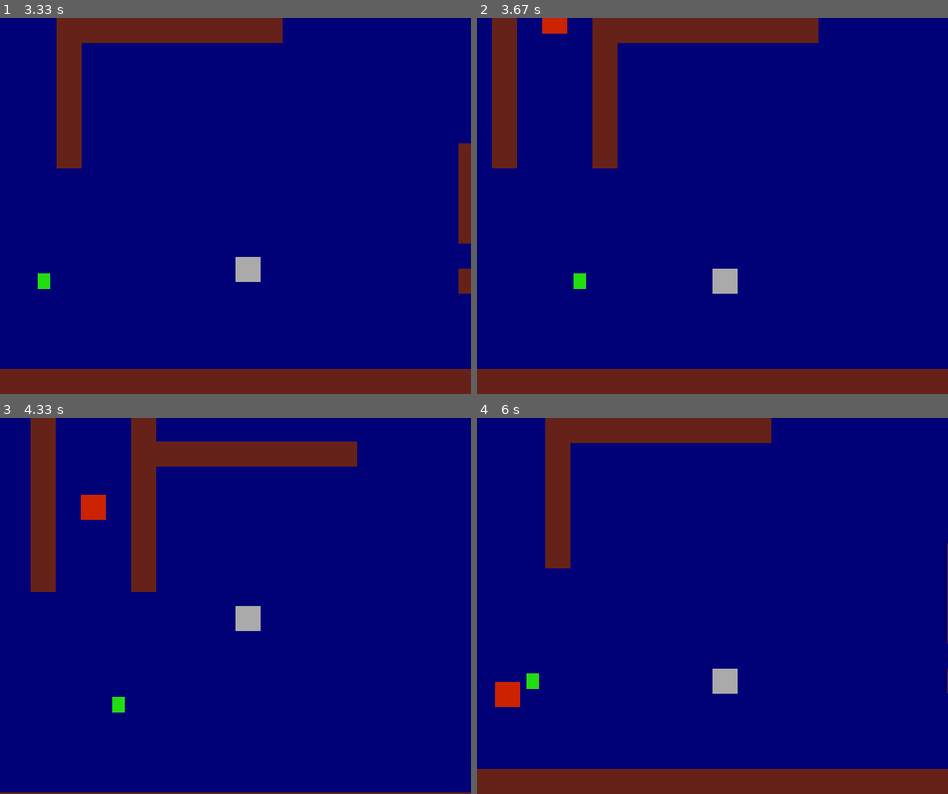
Above: before the commit, frames 1-4 (two rows, left to right).
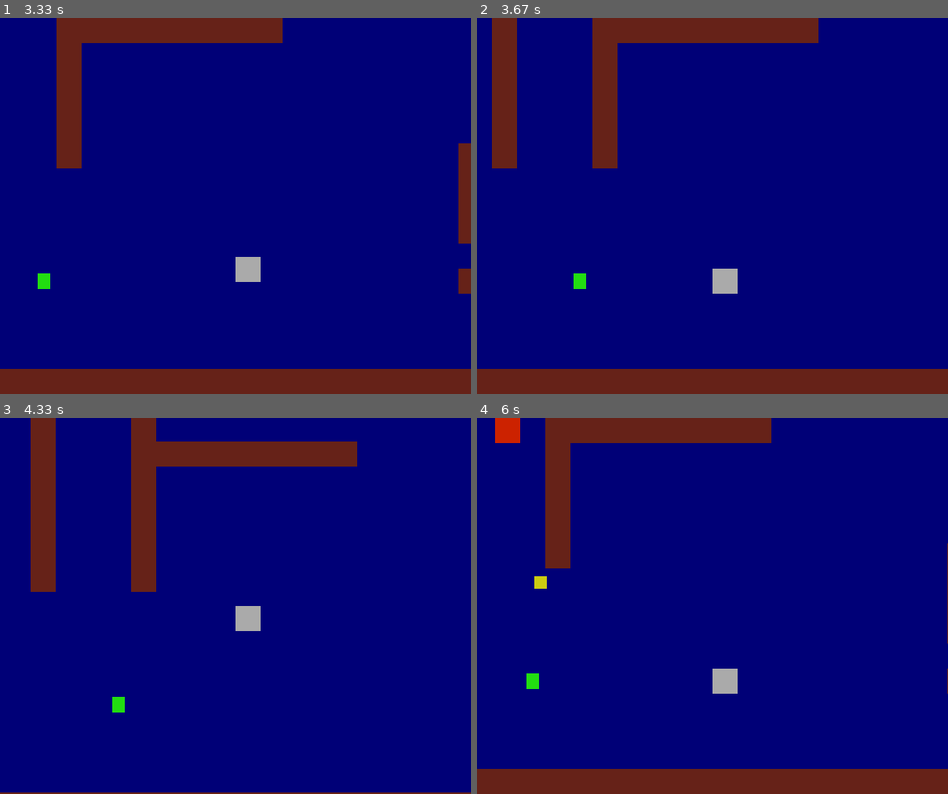
Above: after the commit, the same moments.

Repository: Danya0x07/Ghost-Hunter
Game: pygame game, started from main.py
The game is run twice, just before and just after one commit, with the same random seed, the same clock (stepped at 60 frames per second) and the same inputs.
Inputs (mouse positions are in pixels of both pictures, inside the frame that each line leads up to):
- Up to frame 1 (3.33 s): click (235, 142) at 0.38 s; hold Space 0.67-1.13 s; hold D 0.67-1.13 s; move the mouse to (216, 221) at 0.7 s; hold D 1.17-1.63 s; hold W 1.67-1.97 s; hold D 2-2.47 s; hold A 2.5-3.03 s; hold S from 3.07 s (still down)
- Up to frame 2 (3.67 s): release S at 3.37 s; hold A from 3.4 s (still down)
- Up to frame 3 (4.33 s): release A at 3.8 s; hold W 3.83-4.2 s; hold D from 4.23 s (still down)
- Up to frame 4 (6 s): release D at 4.87 s; hold S 4.9-5.27 s; hold A 5.3-5.77 s; hold D from 5.8 s (still down)

Frame 1 is identical in both runs. In frame 2, 0.2% of the frame differs, in the area x 13-20%, y 0-5%; in frame 3, 0.4%; in frame 4, 0.8%, in the area x 3-15%, y 0-77%.

Commit message:
Рефакторинг классовой иерархии

Diff:
--- a/config.py
+++ b/config.py
@@ -31,7 +31,7 @@
 PLASMA_WIDTH = 16
 PLASMA_HEIGHT = 16
 PLASMA_SIZE = (PLASMA_WIDTH, PLASMA_HEIGHT)
-PLASMA_SPEED = 20
+PLASMA_SPEED = 15
 PLASMA_COLOR = Color('#CCCC11')
 
 BOMB_WIDTH = 16
--- a/game_objects.py
+++ b/game_objects.py
@@ -26,19 +26,42 @@
         return self.front, self.back, self.left, self.right
 
 
-class Hunter(Sprite):
+class Thing(Sprite):
+
+    def __init__(self, size, color, **kwargs):
+        super().__init__()
+        self.image = Surface(size)
+        self.image.fill(color)
+        self.rect = self.image.get_rect(**kwargs)
+
+
+class MovingThing(Thing):
+
+    def __init__(self, size, color, x_vel=0, y_vel=0, **kwargs):
+        super().__init__(size, color, **kwargs)
+        self.x_vel = x_vel
+        self.y_vel = y_vel
+
+    @staticmethod
+    def check_collision(object_rect, obstacles):
+        for obstacle in obstacles:
+            if object_rect.colliderect(obstacle):
+                return obstacle
+
+    @staticmethod
+    def handle_collision(object_rect, obstacle_rect, x_vel, y_vel):
+        if x_vel > 0:   object_rect.right = obstacle_rect.left
+        elif x_vel < 0: object_rect.left = obstacle_rect.right
+        if y_vel > 0:   object_rect.bottom = obstacle_rect.top
+        elif y_vel < 0: object_rect.top = obstacle_rect.bottom
+
+
+class Hunter(MovingThing):
 
     def __init__(self, x, y):
-        super().__init__()
-        self.start_x = x
-        self.start_y = y
-        self.x_vel = 0
-        self.y_vel = 0
+        super().__init__(HUNTER_SIZE, HUNTER_COLOR, topleft=(x, y))
         self.dir = Direction()
-        self.image = Surface(HUNTER_SIZE)
-        self.image.fill(HUNTER_COLOR)
-        self.rect = Rect((x, y), HUNTER_SIZE)
-        self.alive = True
+        self.is_alive = True
 
     def set_direction(self, key, state):
         if key == K_w:   self.dir.front = state
@@ -55,58 +78,53 @@
         if not (front or back): self.y_vel = 0
         if not (left or right): self.x_vel = 0
         self.rect.x += self.x_vel
-        self.check_collision(walls, self.x_vel, 0)
+        self.collide(walls, self.x_vel, 0)
         self.rect.y += self.y_vel
-        self.check_collision(walls, 0, self.y_vel)
-
-    def check_collision(self, walls, x_vel, y_vel):
-        for wall in walls:
-            if collide_rect(self, wall):
-                if x_vel > 0:   self.rect.right = wall.rect.left
-                elif x_vel < 0: self.rect.left = wall.rect.right
-                if y_vel > 0:   self.rect.bottom = wall.rect.top
-                elif y_vel < 0: self.rect.top = wall.rect.bottom
+        self.collide(walls, 0, self.y_vel)
+
+    def collide(self, walls, x_vel, y_vel):
+        wall = self.check_collision(self.rect, walls)
+        if wall is not None:
+            self.handle_collision(self.rect, wall.rect, x_vel, y_vel)
 
     def lay_bomb(self, bombs):
         bomb = Bomb(self.rect.center)
         bombs.add(bomb)
 
 
-class Enemy(Sprite):
+class Enemy(MovingThing):
 
     def __init__(self, x, y):
-        super().__init__()
-        self.start_x = x
-        self.start_y = y
-        self.x_vel = 0
-        self.y_vel = -ENEMY_SPEED
-        self.dir = Direction()
-        self.image = Surface(ENEMY_SIZE)
-        self.image.fill(ENEMY_COLOR)
-        self.rect = Rect((x, y), ENEMY_SIZE)
+        super().__init__(ENEMY_SIZE, ENEMY_COLOR, topleft=(x, y))
         self.frame_rect = Rect((0, 0), ENEMY_FRAME_SIZE)
         self.frame_rect.center = self.rect.center
+        self.veer_counter = 0
+        self.veer_time = 120
         self.shoot_counter = 0
-        self.move_counter = 0
-        self.move_time = 120
-
-    def update(self, walls, plasmas):
-        self.frame_rect.x += self.x_vel
-        self.check_collision(walls, self.x_vel, 0)
-        self.frame_rect.y += self.y_vel
-        self.check_collision(walls, 0, self.y_vel)
-        self.rect.center = self.frame_rect.center
-
+
+    def handle_shooting(self, plasmas):
         if self.shoot_counter >= ENEMY_SHOOT_TIME:
             self.shoot(plasmas)
             self.shoot_counter = 0
-        else: self.shoot_counter += 1
-
-        if self.move_counter >= self.move_time:
-            self.move_counter = 0
-            self.move_time = randint(60, 180)
+        else:
+            self.shoot_counter += 1
+
+    def handle_veering(self):
+        if self.veer_counter >= self.veer_time:
             self.change_direction(self.x_vel, self.y_vel)
-        else: self.move_counter += 1
+            self.veer_counter = 0
+            self.veer_time = randint(60, 180)
+        else:
+            self.veer_counter += 1
+
+    def update(self, walls, plasmas):
+        self.frame_rect.x += self.x_vel
+        self.collide(walls, self.x_vel, 0)
+        self.frame_rect.y += self.y_vel
+        self.collide(walls, 0, self.y_vel)
+        self.rect.center = self.frame_rect.center
+        self.handle_shooting(plasmas)
+        self.handle_veering()
 
     def change_direction(self, x_vel, y_vel):
         '''
@@ -117,17 +135,14 @@
             self.y_vel = 0
             self.x_vel = choice((-ENEMY_SPEED, ENEMY_SPEED))'''
         self.x_vel = randint(-ENEMY_SPEED, ENEMY_SPEED)
-        #self.y_vel = int(sqrt(ENEMY_SPEED ** 2 - self.x_vel ** 2)) * choice((-1, 1))
-        self.y_vel = randint(-ENEMY_SPEED, ENEMY_SPEED)
-
-    def check_collision(self, walls, x_vel, y_vel):
-        for wall in walls:
-            if self.frame_rect.colliderect(wall):
-                if x_vel > 0:   self.frame_rect.right = wall.rect.left
-                elif x_vel < 0: self.frame_rect.left = wall.rect.right
-                if y_vel > 0:   self.frame_rect.bottom = wall.rect.top
-                elif y_vel < 0: self.frame_rect.top = wall.rect.bottom
-                self.change_direction(x_vel, y_vel)
+        self.y_vel = int(sqrt(ENEMY_SPEED ** 2 - self.x_vel ** 2)) * choice((-1, 1))
+        #self.y_vel = randint(-ENEMY_SPEED, ENEMY_SPEED)
+
+    def collide(self, walls, x_vel, y_vel):
+        wall = self.check_collision(self.frame_rect, walls)
+        if wall is not None:
+            self.handle_collision(self.frame_rect, wall.rect, x_vel, y_vel)
+            self.change_direction(x_vel, y_vel)
 
     def shoot(self, plasmas):
         x_vel = randint(-PLASMA_SPEED, PLASMA_SPEED)
@@ -136,43 +151,30 @@
         plasmas.add(plasma)
 
 
-class Wall(Sprite):
+class Wall(Thing):
 
     def __init__(self, x, y):
-        super().__init__()
-        self.image = Surface(WALL_SIZE)
-        self.image.fill(WALL_COLOR)
-        self.rect = Rect((x, y), WALL_SIZE)
-
-
-class Plasma(Sprite):
+        super().__init__(WALL_SIZE, WALL_COLOR, topleft=(x, y))
+
+
+class Plasma(MovingThing):
 
     def __init__(self, x_vel, y_vel, center):
-        super().__init__()
-        self.image = Surface(PLASMA_SIZE)
-        self.image.fill(PLASMA_COLOR)
-        self.rect = self.image.get_rect(center=center)
-        self.x_vel = x_vel
-        self.y_vel = y_vel
+        super().__init__(PLASMA_SIZE, PLASMA_COLOR, x_vel, y_vel, center=center)
 
     def update(self, walls, plasmas):
-        self.rect.x += self.x_vel
-        self.rect.y += self.y_vel
-        self.check_collision(walls, plasmas)
-
-    def check_collision(self, walls, plasmas):
-        for wall in walls:
-            if collide_rect(self, wall):
-                plasmas.remove(self)
-
-
-class Bomb(Sprite):
+        self.rect.move_ip(self.x_vel, self.y_vel)
+        self.collide(walls, plasmas)
+
+    def collide(self, walls, plasmas):
+        if self.check_collision(self.rect, walls):
+            plasmas.remove(self)
+
+
+class Bomb(Thing):
 
     def __init__(self, center):
-        super().__init__()
-        self.image = Surface(BOMB_SIZE)
-        self.image.fill(BOMB_COLOR)
-        self.rect = self.image.get_rect(center=center)
+        super().__init__(BOMB_SIZE, BOMB_COLOR, center=center)
         self.timeout = 0
 
     def update(self, enemies, bombs, hunter):
@@ -183,7 +185,7 @@
                 enemies.remove(enemy)
                 bombs.remove(self)
         if collide_rect(self, hunter) and self.timeout >= BOMB_TIMEOUT:
-            hunter.alive = False
+            hunter.is_alive = False
             bombs.remove(self)
 
 
--- a/scenes.py
+++ b/scenes.py
@@ -33,7 +33,7 @@
         self.labels = Group(self.lbl_v)
 
     def handle_buttons(self, position):
-        for btn in iter(self.buttons):
+        for btn in self.buttons:
             if btn.check_pressed(position):
                 self.return_code = btn.id
                 if btn.id == 'newgame':
@@ -51,9 +51,9 @@
 
     def draw_objects(self):
         self.screen.blit(self.space, (0, 0))
+        self.labels.draw(self.screen)
         for btn in self.buttons:
             btn.draw(self.screen)
-        self.labels.draw(self.screen)
 
     def mainloop(self):
         self.return_code = None
@@ -86,13 +86,11 @@
         for row in level_map:
             for col in row:
                 if col == '#':
-                    wall = Wall(x, y)
-                    self.walls.add(wall)
+                    self.walls.add(Wall(x, y))
                 elif col == 'h':
                     self.hunter = Hunter(x, y)
                 elif col == 'e':
-                    enemy = Enemy(x, y)
-                    self.enemies.add(enemy)
+                    self.enemies.add(Enemy(x, y))
                 x += WALL_WIDTH
             y += WALL_HEIGHT
             x = 0
@@ -104,7 +102,6 @@
             elif e.type == KEYDOWN:
                 if e.key == K_ESCAPE:
                     self.return_code = 'tomenu'
-                    return
                 elif e.key == K_SPACE:
                     self.hunter.lay_bomb(self.bombs)
                 else:
@@ -118,19 +115,19 @@
         self.plasmas.update(self.walls, self.plasmas)
         self.bombs.update(self.enemies, self.bombs, self.hunter)
         self.camera.update(self.hunter)
-        if not self.hunter.alive:
+        if not self.hunter.is_alive:
             self.return_code = 'gameover'
+
+    def draw_group(self, group):
+        for obj in group:
+            self.screen.blit(obj.image, self.camera.apply(obj))
 
     def draw_objects(self):
         self.screen.blit(self.space, (0, 0))
-        for e in self.walls:
-            self.screen.blit(e.image, self.camera.apply(e))
-        for b in self.bombs:
-            self.screen.blit(b.image, self.camera.apply(b))
-        for p in self.plasmas:
-            self.screen.blit(p.image, self.camera.apply(p))
-        for e in self.enemies:
-            self.screen.blit(e.image, self.camera.apply(e))
+        self.draw_group(self.walls)
+        self.draw_group(self.bombs)
+        self.draw_group(self.plasmas)
+        self.draw_group(self.enemies)
         self.screen.blit(self.hunter.image, self.camera.apply(self.hunter))
 
     def mainloop(self):
